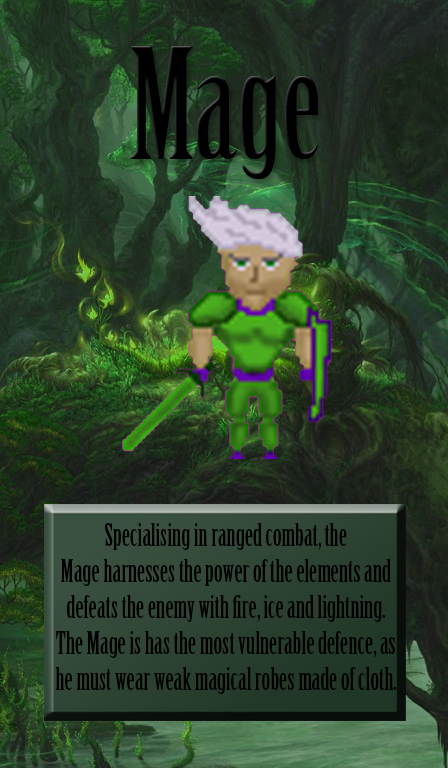
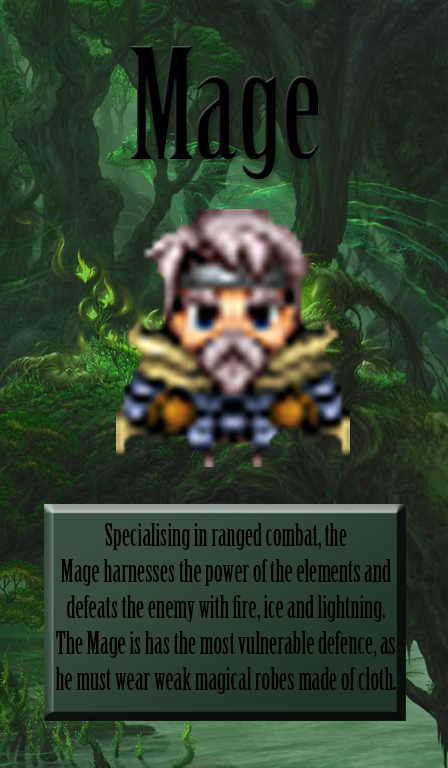
Two versions of the same layered image (448x768). Layer-by-layer changes:
renamed "Layer 2" to "Layer 3", painted on it over [116, 196, 350, 467]
